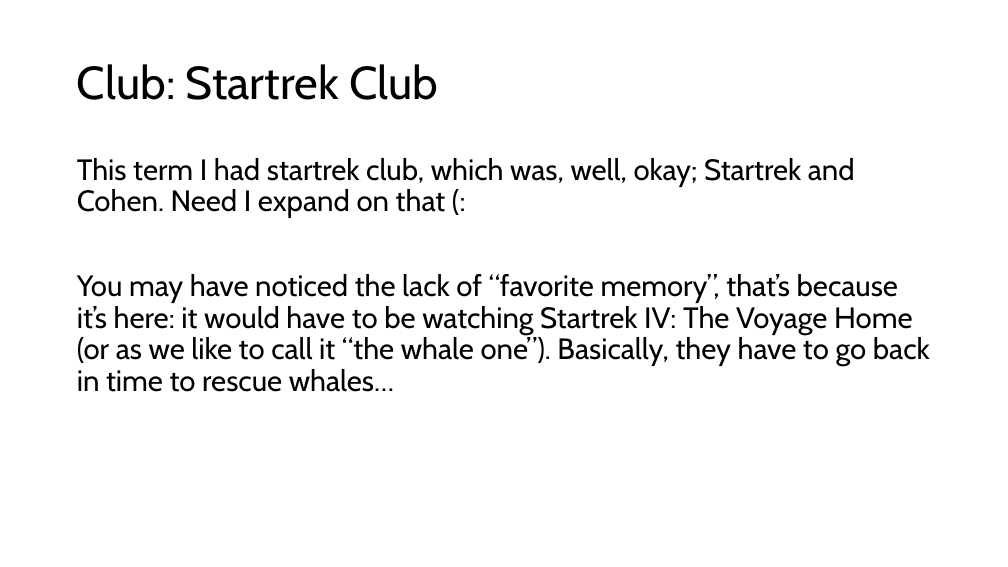
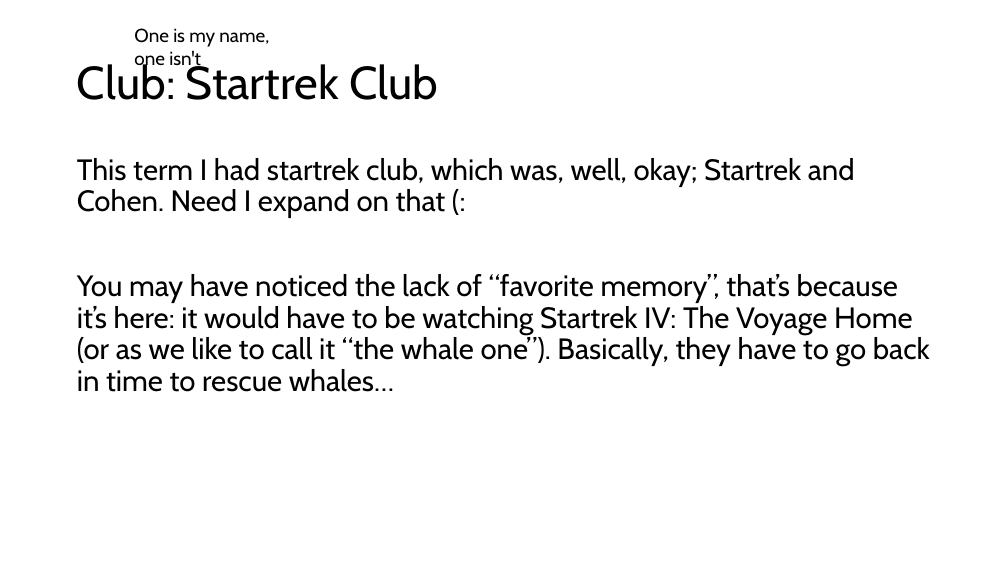
Before and after one commit to CTH-npitx/Presentations, a slide deck: slide 4 of Current Presentation/Charlie- summer 2026 presentation.pptx. Drawn at 1008x567 pixels with LibreOffice and Linux fonts; fonts in the diff are those of the drawing. Boxes give left, top, right and bottom in pixels: in the first picture for what was removed or moved away, otherwise in the second. Text is boxed around its words. In the diff, an @@ line names an element or a change of style, - is before the commit and + after.

```diff
--- a/Current Presentation/Charlie- summer 2026 presentation.pptx
+++ b/Current Presentation/Charlie- summer 2026 presentation.pptx
@@ text added at [134, 28, 269, 70], 18 pt, text #000000 @@
+One is my name, one isn't
```
